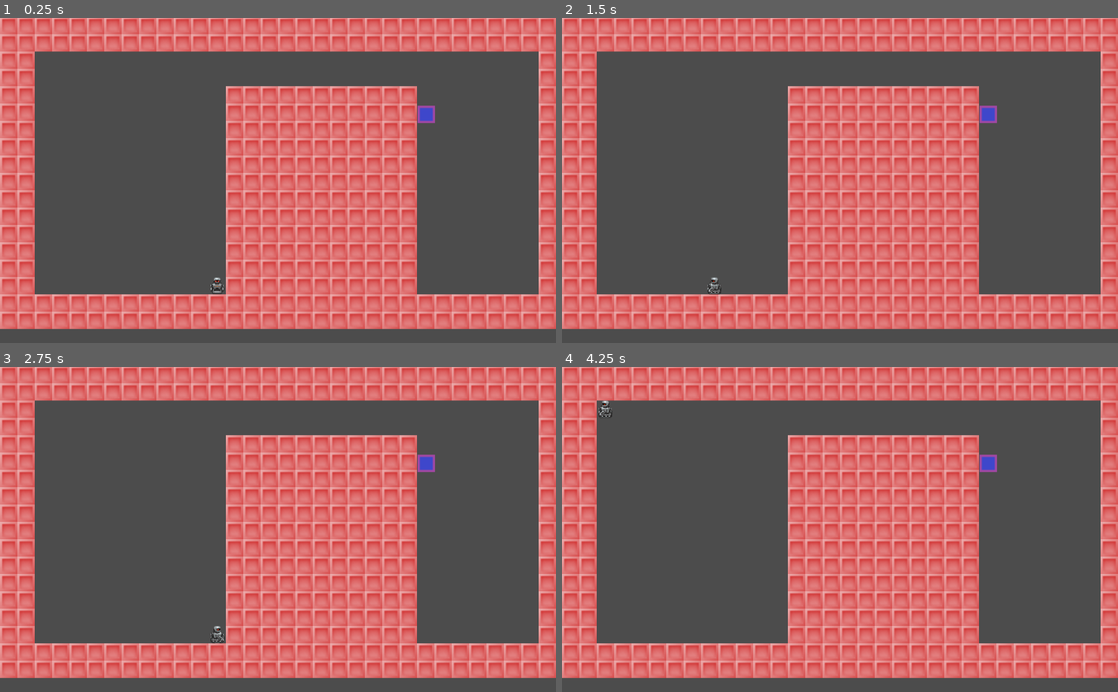
Above: before the commit, frames 1-4 (two rows, left to right).
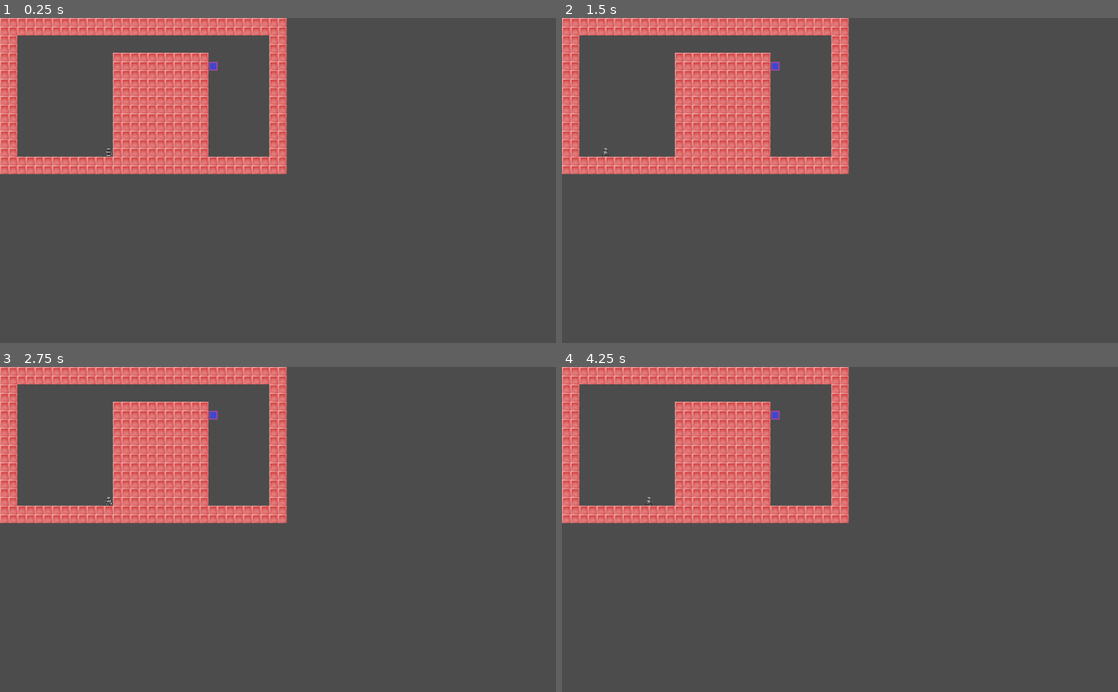
Above: after the commit, the same moments.

Repository: chazanas/godot2
Game: Godot game, scene res://level1.tscn
Same seed, same stepped clock (60 frames per second), same inputs: the game is played once before the commit and once after it.
Inputs:
- Up to frame 1 (0.25 s): no input
- Up to frame 2 (1.5 s): tap Enter at 0.5 s; hold Right (move_right) 0.53-1.28 s; hold Down (move_bottom) 0.53-1.28 s; tap Escape (reset, bound only after the commit) at 1.25 s; hold Left (move_left) from 1.28 s (still down); tap Down (move_bottom) at 1.35 s
- Up to frame 3 (2.75 s): release Left (move_left) at 2.03 s; hold Right (move_right) from 2.03 s (still down); hold Down (move_bottom) from 2.03 s (still down)
- Up to frame 4 (4.25 s): release Right (move_right) at 2.78 s; release Down (move_bottom) at 2.78 s; hold Up (move_up) 2.78-3.53 s; tap Down (move_bottom) at 2.85 s; hold Left (move_left) from 3.53 s (still down); hold Down (move_bottom) from 3.53 s (still down); tap Escape (reset, bound only after the commit) at 4.15 s

The runs differ from the first frame. In frame 1, 55% of the frame differs, in the area x 0-100%, y 0-96%; in frame 2, 55%; in frame 3, 55%; in frame 4, 55%.

Commit message:
Add reset buttom mechanics

Diff:
--- a/level1.tscn
+++ b/level1.tscn
@@ -1,10 +1,9 @@
-[gd_scene load_steps=9 format=2]
+[gd_scene load_steps=8 format=2]
 
 [ext_resource path="res://obstacle.png" type="Texture" id=1]
 [ext_resource path="res://Area2D.gd" type="Script" id=2]
 [ext_resource path="res://portal.png" type="Texture" id=3]
 [ext_resource path="res://player.tscn" type="PackedScene" id=4]
-[ext_resource path="res://undertale.ogg" type="AudioStream" id=5]
 
 [sub_resource type="RectangleShape2D" id=1]
 
@@ -33,14 +32,10 @@
 custom_solver_bias = 0.0
 radius = 10.0
 
-[node name="colworld" type="Node2D"]
-
-scale = Vector2( 2, 2 )
-_sections_unfolded = [ "Transform" ]
+[node name="colworld" type="Node2D" index="0"]
 
 [node name="TileMap" type="TileMap" parent="." index="0"]
 
-position = Vector2( 0, -1 )
 mode = 0
 tile_set = SubResource( 2 )
 cell_size = Vector2( 16, 16 )
@@ -87,14 +82,3 @@
 [node name="player" parent="." index="3" instance=ExtResource( 4 )]
 
 position = Vector2( 200, 250 )
-
-[node name="AudioStreamPlayer2D" type="AudioStreamPlayer2D" parent="." index="4"]
-
-stream = ExtResource( 5 )
-volume_db = 0.0
-pitch_scale = 1.0
-autoplay = true
-max_distance = 2000.0
-attenuation = 1.0
-bus = "Master"
-area_mask = 1
--- a/player.gd
+++ b/player.gd
@@ -20,6 +20,10 @@
 			motionString = "move_left"
 		if Input.is_action_pressed("move_right"):
 			motionString = "move_right"
+		if Input.is_action_just_pressed("reset"):
+			motionString = ""
+			get_tree().change_scene(get_tree().get_current_scene().filename)
+
 
 	if motionString == "move_up":
 		motion += Vector2(0, -1)
--- a/project.godot
+++ b/project.godot
@@ -28,3 +28,5 @@
  ]
 move_up=[ Object(InputEventKey,"resource_local_to_scene":false,"resource_name":"","device":0,"alt":false,"shift":false,"control":false,"meta":false,"command":false,"pressed":false,"scancode":16777232,"unicode":0,"echo":false,"script":null)
  ]
+reset=[ Object(InputEventKey,"resource_local_to_scene":false,"resource_name":"","device":0,"alt":false,"shift":false,"control":false,"meta":false,"command":false,"pressed":false,"scancode":16777217,"unicode":0,"echo":false,"script":null)
+ ]
